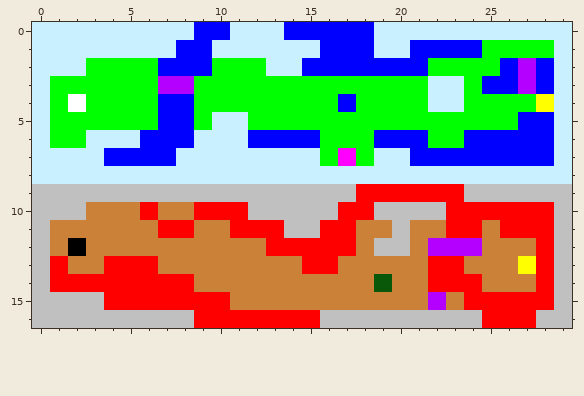
Two versions of one pixel-art sprite, assets/images/level3.png. That is the earlier state.
The file is 30x17 pixels.
New version:
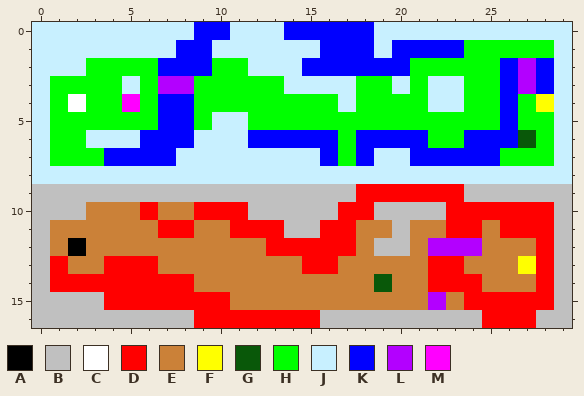
Palette (. is transparent): A #000000  B #c0c0c0  C #ffffff  D #ff0000  E #cb8138  F #ffff00  G #095809  H #00ff00  J #c8f0ff  K #0000ff  L #b300ff  M #ff00ff
Difference:
y 1: x 20 J -> K; x 24 K -> H
y 2: x 12 H -> J; x 21 K -> H
y 3: x 5 H -> J; x 14..17 HHHH -> JJJJ; x 20 H -> J; x 25 K -> H
y 4: x 5 H -> M; x 17 K -> J; x 26 H -> K
y 5: x 26..28 HKK -> KHH
y 6: x 16 H -> K; x 18 H -> K; x 27..28 KK -> GH
y 7: x 1..3 JJJ -> HHH; x 16..18 HMH -> KHK; x 26..28 KKK -> HHH
Pixel boxes of the changes (left, top, right, bottom) in both pictures:
changed: (248, 40, 554, 166)
changed: (50, 76, 140, 166)
